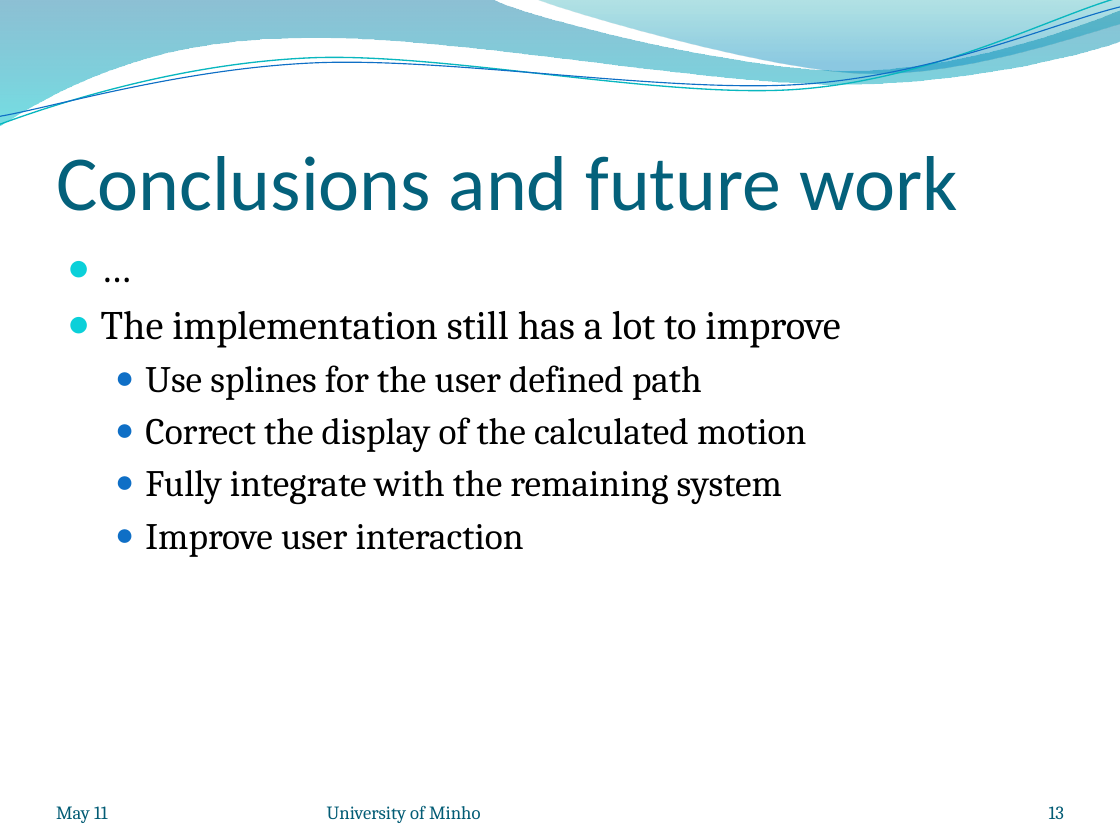
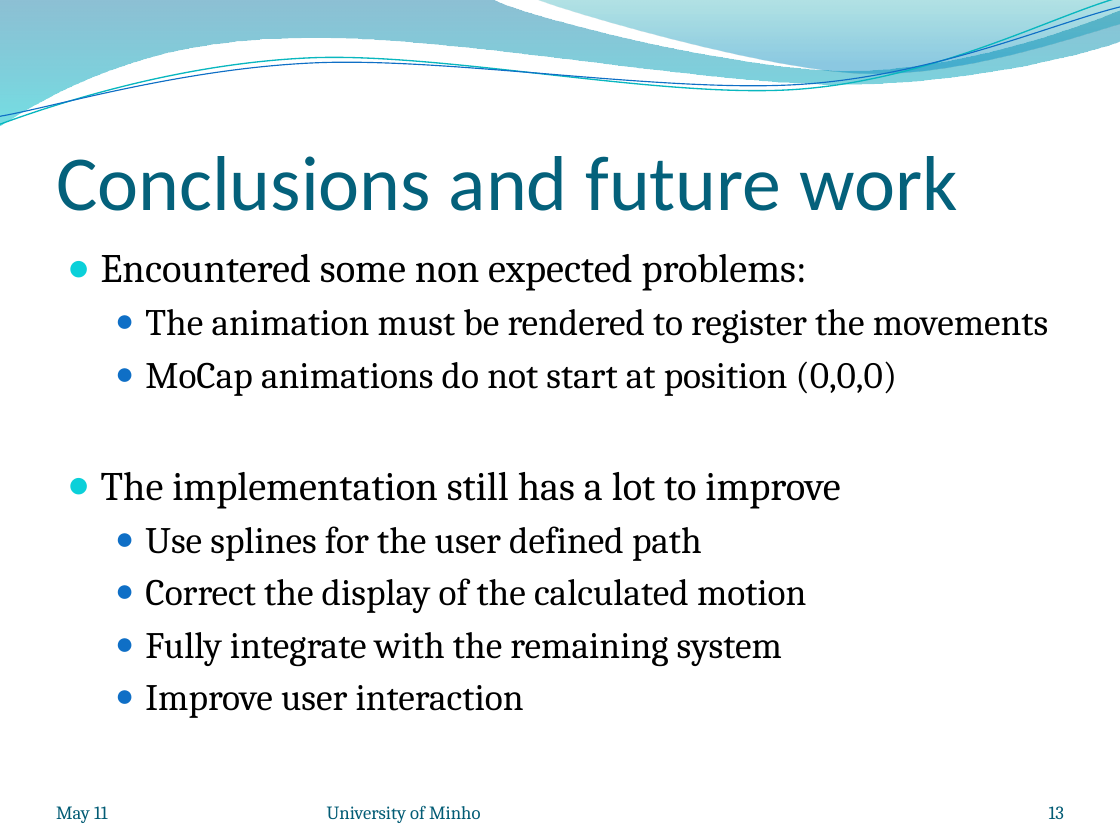
Before and after one commit to nunosilva800/Motion-Graphs, a slide deck: slide 13 of relatorio/motion_graphs_presentation.pptx. Drawn at 1120x840 pixels with LibreOffice and Linux fonts; fonts in the diff are those of the drawing; background and template pictures are left out. Boxes give left, top, right and bottom in pixels: in the first picture for what was removed or moved away, otherwise in the second. Text is boxed around its words. In the diff, an @@ line names an element or a change of style, - is before the commit and + after.

```diff
--- a/relatorio/motion_graphs_presentation.pptx
+++ b/relatorio/motion_graphs_presentation.pptx
@@ text at <box>101,254,1048,396</box>: text changed; size 26 to 24 pt @@
-● …
+● Encountered some non expected problems:
+  ● The animation must be rendered to register the movements
+  ● MoCap animations do not start at position (0,0,0)
```
Also in this commit, not shown: 1 other slide changed, 2 other files.
